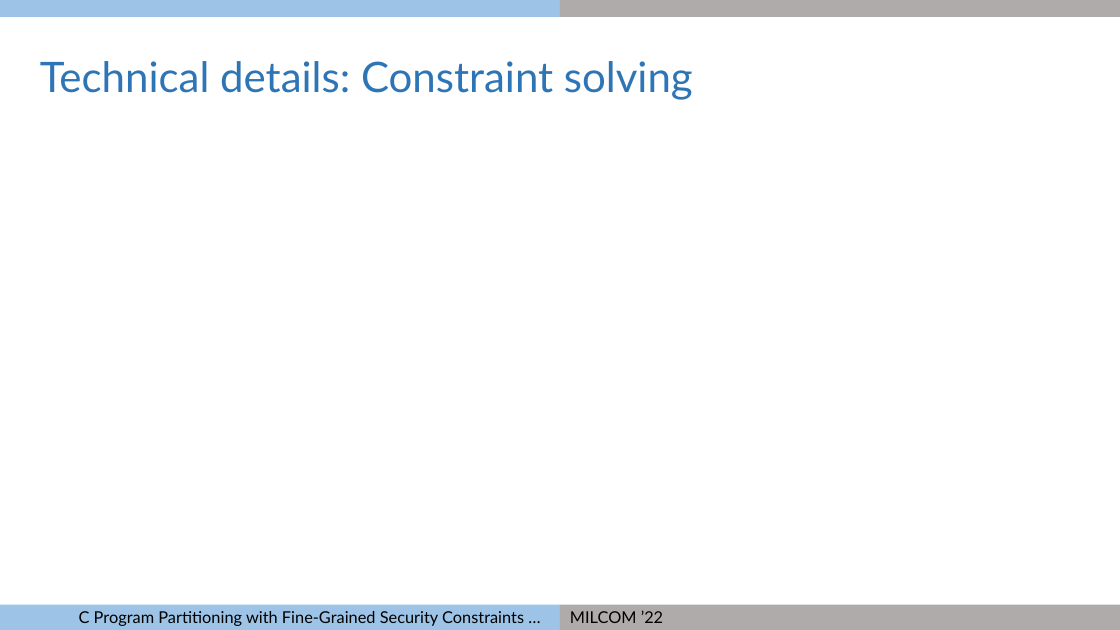
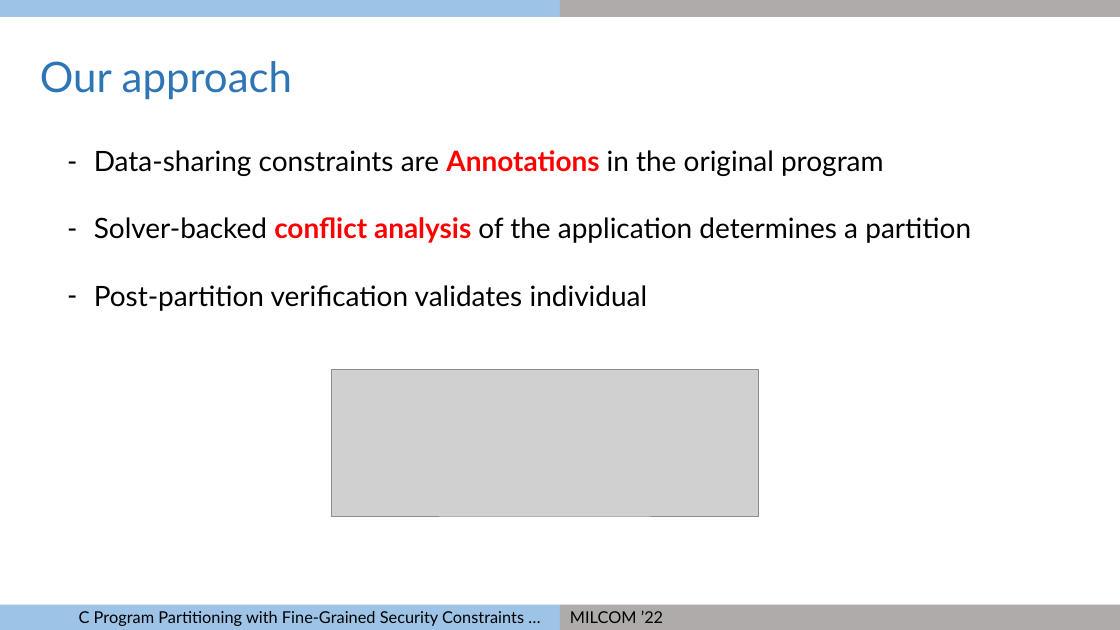
Before and after one commit to gaps-closure/ect, a slide deck: slide 14 of milcom-2022.pptx. Drawn at 1120x630 pixels with LibreOffice and Linux fonts; fonts in the diff are those of the drawing; grey boxes stand for pictures. Boxes give left, top, right and bottom in pixels: in the first picture for what was removed or moved away, otherwise in the second. Text is boxed around its words. In the diff, an @@ line names an element or a change of style, - is before the commit and + after.

```diff
--- a/milcom-2022.pptx
+++ b/milcom-2022.pptx
@@ text at [40,61,292,100]: text changed @@
-Technical details: Constraint solving
+Our approach
@@ text added at [94,150,971,311], 24 pt, text #000000 @@
+– Data-sharing constraints are Annotations in the original program
+– Solver-backed conflict analysis of the application determines a partition
+– Post-partition verification validates individual
@@ picture added at [331,370,758,516] @@
```
Also in this commit, not shown: 10 other slides changed, 8 slides added, 13 slides removed, 1 other file.
